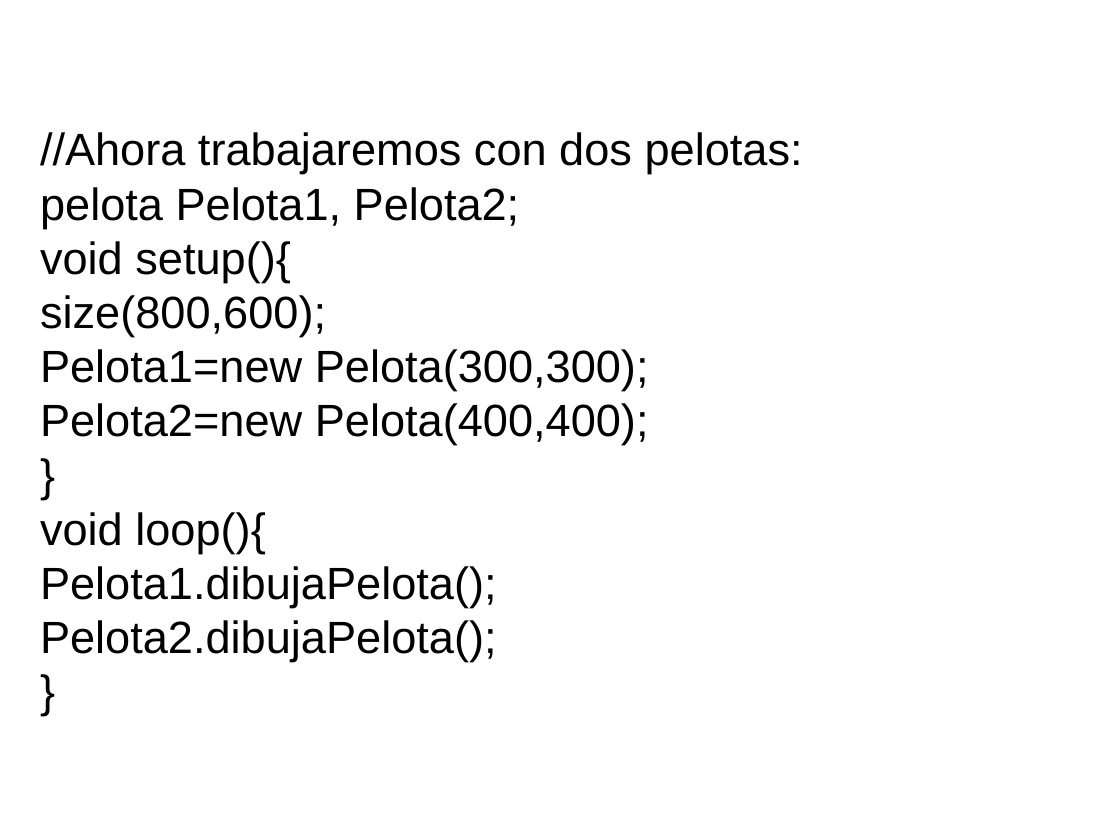
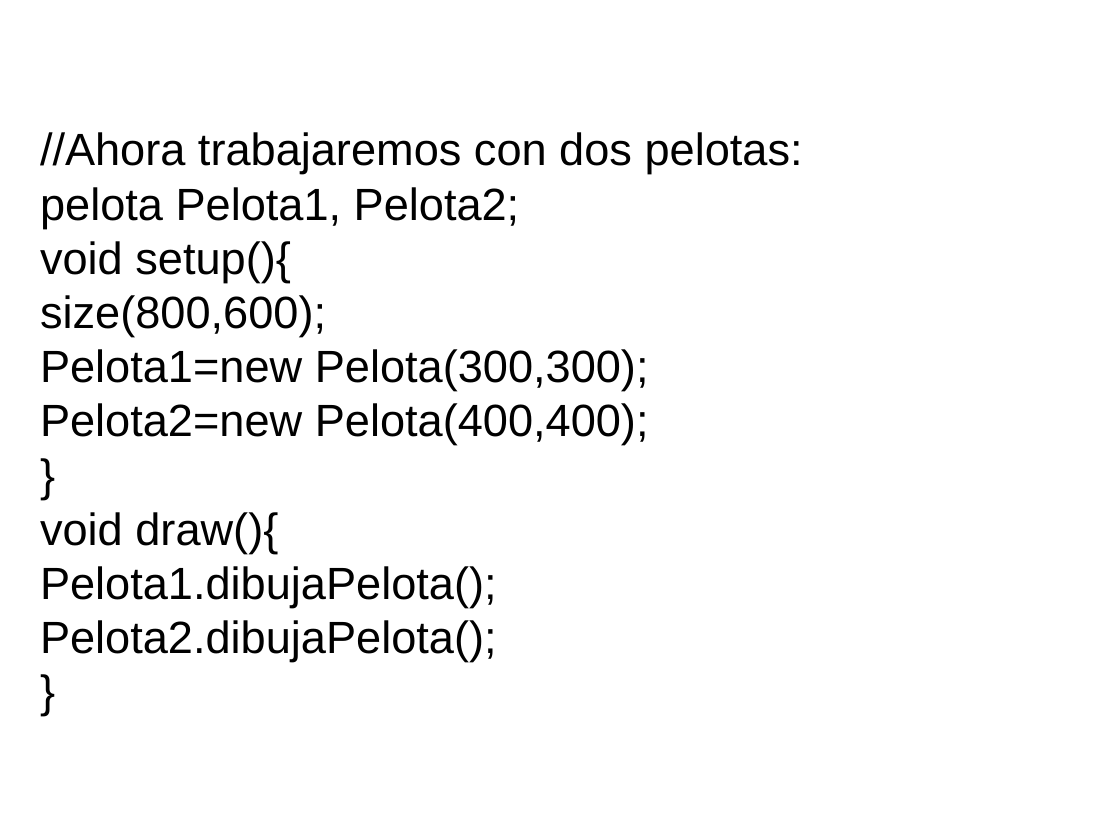
Before and after one commit to agomezgar/tutoriales, a slide deck: slide 11 of processingClasesyObjetos/explicacionTeorica.odp. Drawn at 1120x840 pixels with LibreOffice and Linux fonts; fonts in the diff are those of the drawing. Boxes give left, top, right and bottom in pixels: in the first picture for what was removed or moved away, otherwise in the second. Text is boxed around its words. In the diff, an @@ line names an element or a change of style, - is before the commit and + after.

```diff
--- a/processingClasesyObjetos/explicacionTeorica.odp
+++ b/processingClasesyObjetos/explicacionTeorica.odp
@@ subtitle at (40,512,278,554): text changed @@
-void loop(){
+void draw(){
```
Also in this commit, not shown: 1 other slide changed, 3 other files.
